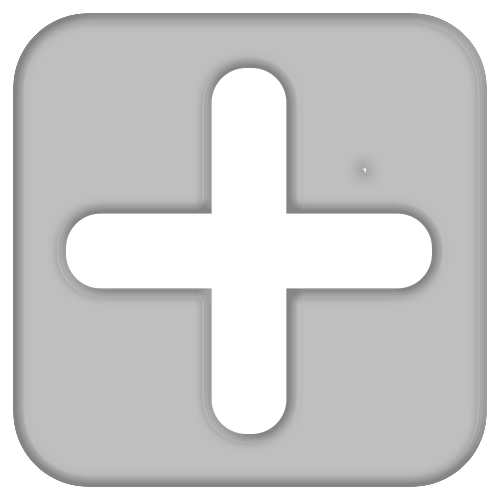
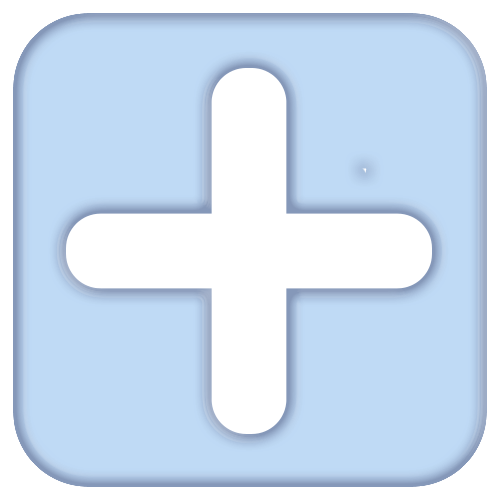
Revision of a layered 500x500 image; what changed, layer by layer:
pixels changed over [13,13,487,487] (layer not identified)
